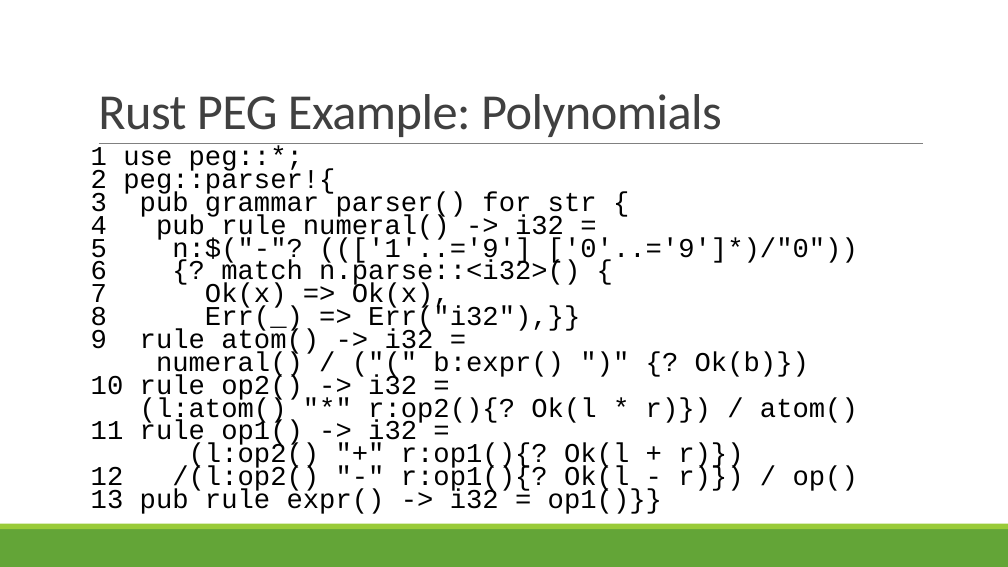
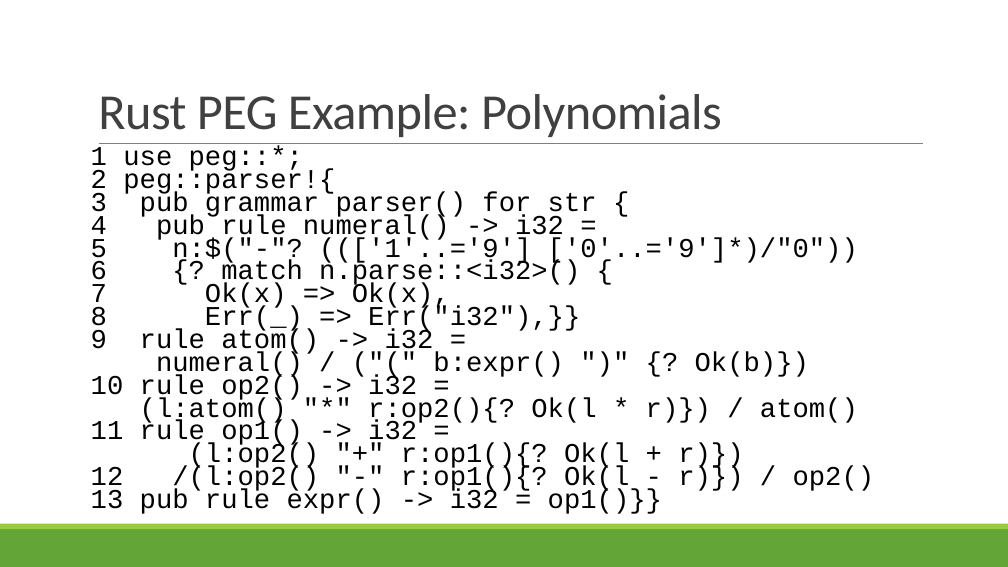
Before and after one commit to rbohrer/pl-course, a slide deck: slide 25 of LectureSlides/04ASTPEG.pptx. Drawn at 1008x567 pixels with LibreOffice and Linux fonts; fonts in the diff are those of the drawing. Boxes give left, top, right and bottom in pixels: in the first picture for what was removed or moved away, otherwise in the second. Text is boxed around its words. In the diff, an @@ line names an element or a change of style, - is before the commit and + after.

```diff
--- a/LectureSlides/04ASTPEG.pptx
+++ b/LectureSlides/04ASTPEG.pptx
@@ text at box(91, 146, 875, 514): text changed @@
-1 use peg::*;
-2 peg::parser!{
-3 pub grammar parser() for str {
-4 pub rule numeral() -> i32 =
-5 n:$("-"? ((['1'..='9'] ['0'..='9']*)/"0"))
-6 {? match n.parse::<i32>() {
-7 Ok(x) => Ok(x),
-8 Err(_) => Err("i32"),}}
-9 rule atom() -> i32 =
-numeral() / ("(" b:expr() ")" {? Ok(b)})
-10 rule op2() -> i32 =
-(l:atom() "*" r:op2(){? Ok(l * r)}) / atom()
-11 rule op1() -> i32 =
-(l:op2() "+" r:op1(){? Ok(l + r)})
-12 /(l:op2() "-" r:op1(){? Ok(l - r)}) / op()
-13 pub rule expr() -> i32 = op1()}}
+1 use peg::*;
+2 peg::parser!{
+3 pub grammar parser() for str {
+4 pub rule numeral() -> i32 =
+5 n:$("-"? ((['1'..='9'] ['0'..='9']*)/"0"))
+6 {? match n.parse::<i32>() {
+7 Ok(x) => Ok(x),
+8 Err(_) => Err("i32"),}}
+9 rule atom() -> i32 =
+numeral() / ("(" b:expr() ")" {? Ok(b)})
+10 rule op2() -> i32 =
+(l:atom() "*" r:op2(){? Ok(l * r)}) / atom()
+11 rule op1() -> i32 =
+(l:op2() "+" r:op1(){? Ok(l + r)})
+12 /(l:op2() "-" r:op1(){? Ok(l - r)}) / op2()
+13 pub rule expr() -> i32 = op1()}}
```
Also in this commit, not shown: 3 other slides changed, 2 slides added.
